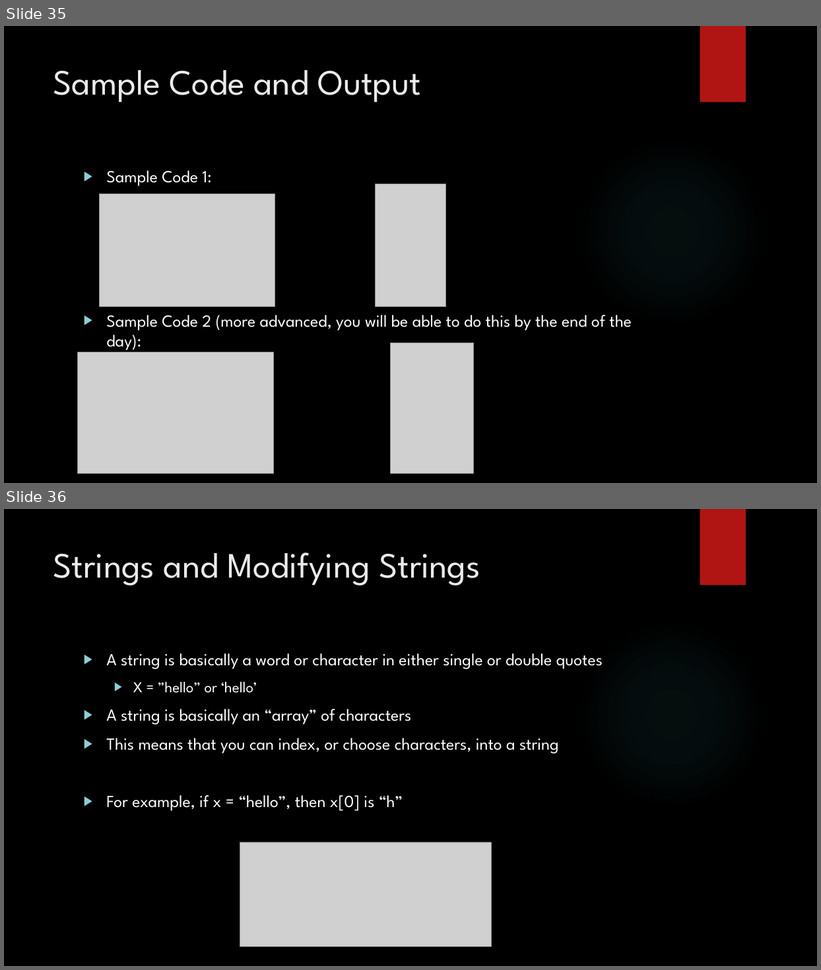
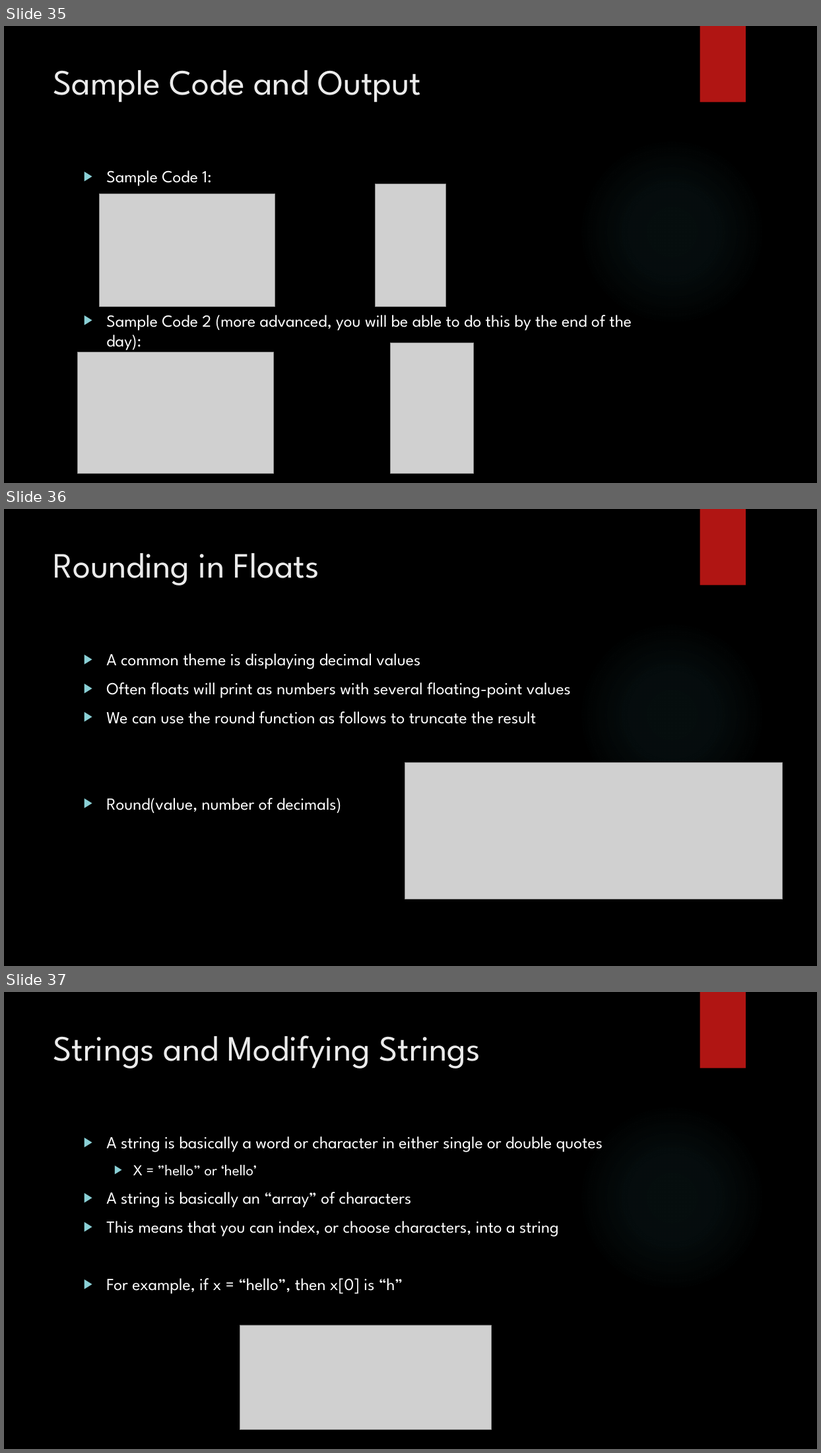
Before and after one commit to siddbose97/pythonWorkshop, a slide deck: pythonpresentation.pptx. Shown one above the other, each under a label of ours: slides 35 and 36 before the commit, slides 35, 36 and 37 after it. The pictures are 821x970 and 821x1453 pixels, drawn with LibreOffice and Linux fonts; fonts in the diff are those of the drawing; grey boxes stand for pictures; background and template pictures are left out. Boxes give left, top, right and bottom in pixels: in the first picture for what was removed or moved away, otherwise in the second. Text is boxed around its words. In the diff, an @@ line names an element or a change of style, - is before the commit and + after.

```diff
--- a/pythonpresentation.pptx
+++ b/pythonpresentation.pptx
@@ slide 36 added at bbox=[4, 509, 817, 966], background picture (left out); not listed: 2 template elements that a slide beside it also shows @@
@@ title added at bbox=[54, 553, 319, 586], 42 pt, text #EBEBEB @@
+Rounding in Floats
@@ text added at bbox=[106, 654, 571, 813], 20 pt, text #FFFFFF @@
+▶ A common theme is displaying decimal values
+▶ Often floats will print as numbers with several floating-point values
+▶ We can use the round function as follows to truncate the result
+▶ Round(value, number of decimals)
@@ picture added at bbox=[405, 763, 783, 900] @@
@@ what was slide 36 is now slide 37 @@
```
Also in this commit, not shown: 2 slides changed, 2 other slides added, 5 other files.
